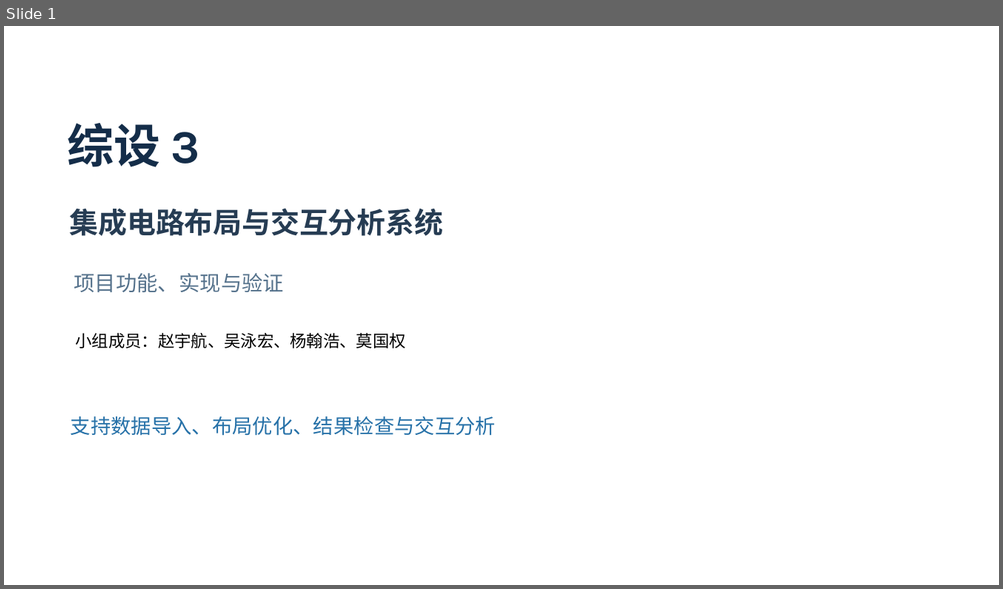
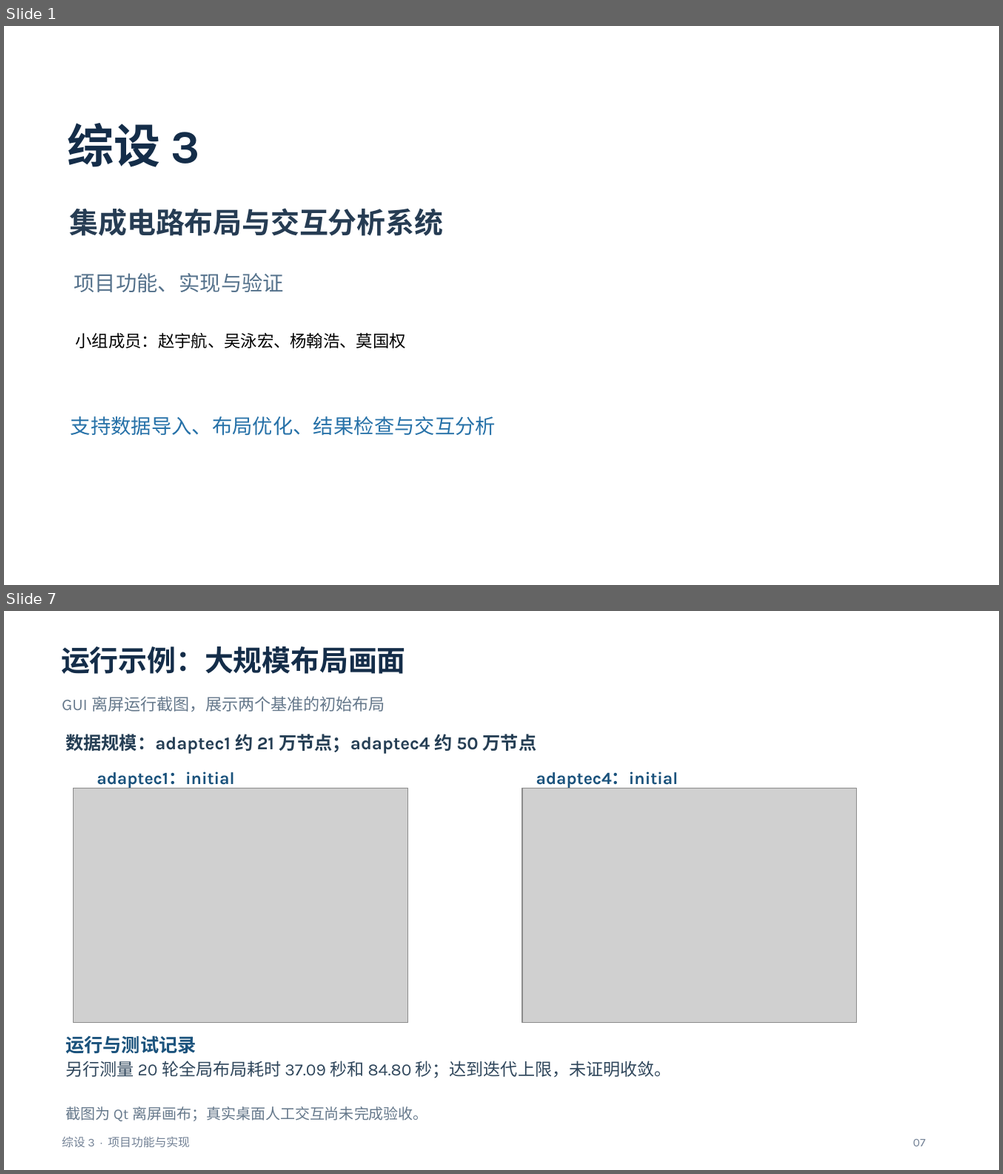
Before and after one commit to kamisato-funeki/ZS-3, a slide deck: docs/综设3-任务5至7汇报.pptx. Shown one above the other, each under a label of ours: slide 1 before the commit, slides 1 and 7 after it; the slides between them are not shown. The pictures are 1003x589 and 1003x1174 pixels, drawn with LibreOffice and Linux fonts; fonts in the diff are those of the drawing; grey boxes stand for pictures. Boxes give left, top, right and bottom in pixels: in the first picture for what was removed or moved away, otherwise in the second. Text is boxed around its words. In the diff, an @@ line names an element or a change of style, - is before the commit and + after.

Commit message:
doc: 精简汇报并补充运行截图

```diff
--- a/docs/综设3-任务5至7汇报.pptx
+++ b/docs/综设3-任务5至7汇报.pptx
@@ slide 7 added at (4, 611, 999, 1170), background #FFFFFF @@
@@ text added at (61, 647, 406, 674), 27.8 pt, text #142D49, bold @@
+运行示例：大规模布局画面
@@ text added at (62, 696, 384, 712), 15.8 pt, text #65788B @@
+GUI 离屏运行截图，展示两个基准的初始布局
@@ text added at (65, 734, 537, 754), 17.2 pt, text #253E54, bold @@
+数据规模：adaptec1 约 21 万节点；adaptec4 约 50 万节点
@@ picture added at (74, 788, 407, 1023) @@
@@ text added at (96, 772, 234, 789), 16.5 pt, text #1A527C, bold @@
+adaptec1：initial
@@ picture added at (522, 788, 856, 1023) @@
@@ text added at (536, 772, 678, 789), 16.5 pt, text #1A527C, bold @@
+adaptec4：initial
@@ text added at (65, 1036, 196, 1054), 18 pt, text #1A527C, bold @@
+运行与测试记录
@@ text added at (65, 1061, 671, 1079), 16.5 pt, text #30475C @@
+另行测量 20 轮全局布局耗时 37.09 秒和 84.80 秒；达到迭代上限，未证明收敛。
@@ text added at (65, 1107, 428, 1122), 14.2 pt, text #65788B @@
+截图为 Qt 离屏画布；真实桌面人工交互尚未完成验收。
@@ text added at (62, 1137, 190, 1147), 11.2 pt, text #728195 @@
+综设 3 · 项目功能与实现
@@ text added at (913, 1139, 925, 1147), 11.2 pt, text #728195 @@
+07
```
Also in this commit, not shown: 5 slides changed, 14 slides removed.
